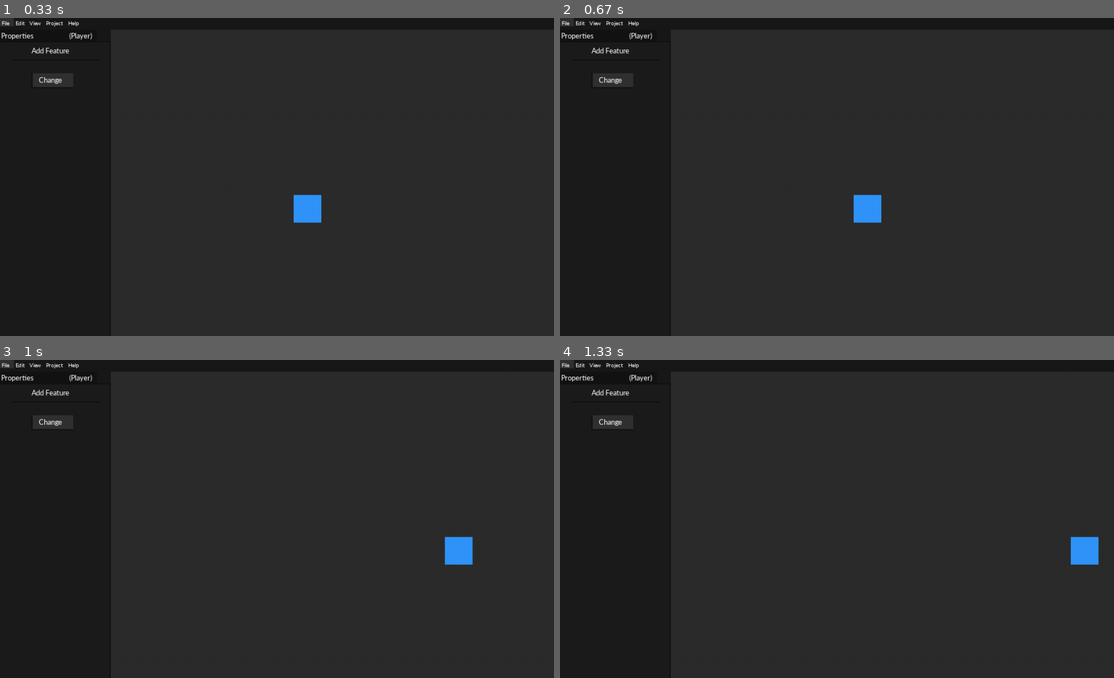
Above: before the commit, frames 1-4 (two rows, left to right).
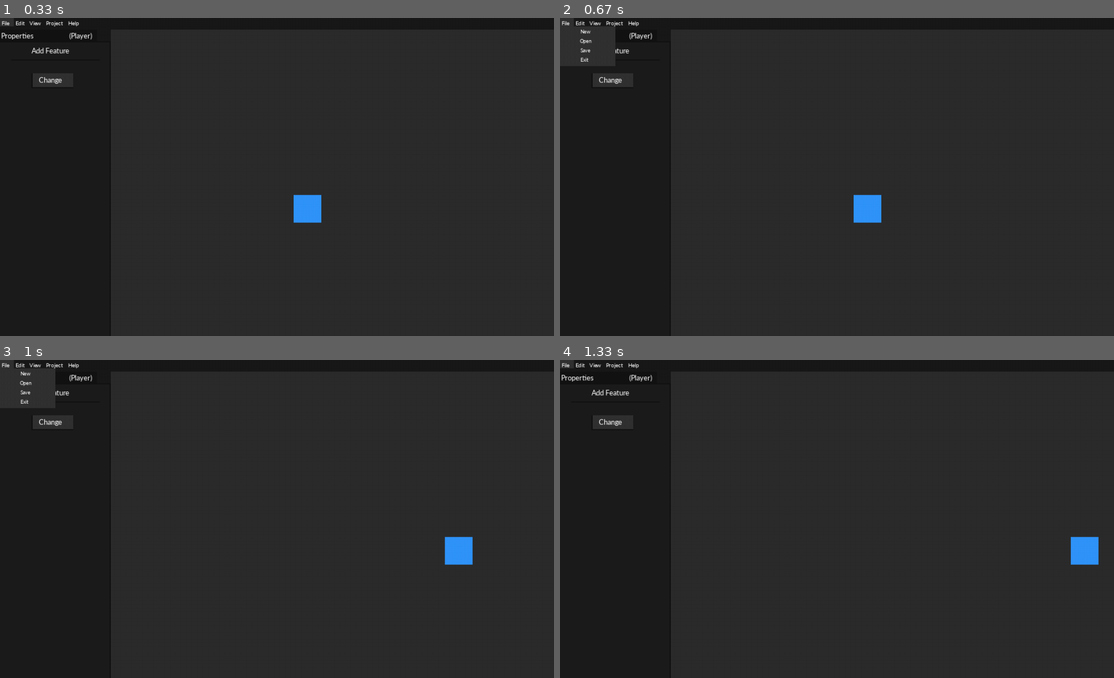
Above: after the commit, the same moments.

Repository: Light-Lens/Hexa
Game: pygame game, started from Hexa.py
Two runs of this game, one before a commit and one after it. Both use one fixed random seed, a clock stepped at 60 frames per second and the inputs below.
Inputs:
- Up to frame 1 (0.33 s): no input
- Up to frame 2 (0.67 s): click "File" at 0.38 s
- Up to frame 3 (1 s): hold Right from 0.67 s (still down)
- Up to frame 4 (1.33 s): release Right at 1.13 s; click "File" at 1.22 s

Frame 1 is identical in both runs. In frame 2, 0.5% of the frame differs, in the area x 0-10%, y 2-14%; in frame 3, 0.5%; in frame 4, nothing differs.

Commit message:
Add File sub-menus

Diff:
--- a/Hexa.py
+++ b/Hexa.py
@@ -2,6 +2,7 @@
 # Modules are imported that will be used in Hexa game engine.
 from colorama import Fore, Back, Style
 from colorama import init
+import platform
 import random
 import time
 import math
@@ -18,14 +19,19 @@
 init(autoreset = True)
 pygame.init()
 
+# Global variables
 Zoom = 0
 Loop = True
+clock = pygame.time.Clock()
+System_details = platform.uname()
 Logo = pygame.image.load("Logo.png")
-clock = pygame.time.Clock()
+
+# Setting up window
 Display = pygame.display.set_mode((1000, 575), pygame.RESIZABLE)
 pygame.display.set_caption("Hexagon editor")
 pygame.display.set_icon(Logo)
 
+# Setting up Terminal
 os.system('title Hexa engine')
 def HEXA_ENGINE_LOG(message):
 	print(message)
@@ -34,8 +40,11 @@
 	print(Fore.RED + message)
 
 def HEXA_ENGINE_LOG_CLEAR():
+	os.system('cls')
 	HEXA_ENGINE_LOG(Fore.GREEN + "Hexa engine")
-	os.system('cls')
+	HEXA_ENGINE_LOG(Fore.GREEN + f"Host Name: {System_details.node}")
+	HEXA_ENGINE_LOG(Fore.GREEN + f"System: {System_details.system} {System_details.release}")
+	HEXA_ENGINE_LOG(Fore.GREEN + f"Processor: {System_details.processor}")
 
 # All engine featues
 class GUI:
@@ -119,16 +128,21 @@
 
 # Engine loop.
 HEXA_ENGINE_LOG(Fore.GREEN + "Hexa engine")
+HEXA_ENGINE_LOG(Fore.GREEN + f"Host Name: {System_details.node}")
+HEXA_ENGINE_LOG(Fore.GREEN + f"System: {System_details.system} {System_details.release}")
+HEXA_ENGINE_LOG(Fore.GREEN + f"Processor: {System_details.processor}")
 
 # Global variables
 Forever = {
 'Change' : False,
+'File' : False,
 'Help' : False,
 'Help_ABOUT' : False,
 }
 
 IsPressed = {
 'Change' : 0,
+'File' : 0,
 'Help' : 0,
 'Help_ABOUT' : 0,
 'Help_ABOUT_Button' : 0
@@ -141,6 +155,15 @@
 Menubar = GUI.Label((25, 25, 25), 0, 0, 1000, 21)
 Filemenu_Text = GUI.Text("File", (255, 255, 255), (3, 3), 12)
 Filemenu_Button = GUI.Button((25, 25, 25), (50, 50, 50), (40, 40, 40), 0, 0, 25, 15)
+File_Submenu = GUI.Label((50, 50, 50), 0, 15, 100, 72)
+File_Submenu_Button_NEW = GUI.Button((50, 50, 50), (70, 70, 70), (40, 40, 40), 2, 17, 96, 17)
+File_Submenu_Text_NEW = GUI.Text("New", (255, 255, 255), (37, 19), 11)
+File_Submenu_Button_OPEN = GUI.Button((50, 50, 50), (70, 70, 70), (40, 40, 40), 2, 34, 96, 17)
+File_Submenu_Text_OPEN = GUI.Text("Open", (255, 255, 255), (36, 36), 11)
+File_Submenu_Button_SAVE = GUI.Button((50, 50, 50), (70, 70, 70), (40, 40, 40), 2, 51, 96, 17)
+File_Submenu_Text_SAVE = GUI.Text("Save", (255, 255, 255), (37, 53), 11)
+File_Submenu_Button_EXIT = GUI.Button((50, 50, 50), (70, 70, 70), (40, 40, 40), 2, 68, 96, 17)
+File_Submenu_Text_EXIT = GUI.Text("Exit", (255, 255, 255), (37, 70), 11)
 
 Editmenu_Text = GUI.Text("Edit", (255, 255, 255), (28, 3), 12)
 Editmenu_Button = GUI.Button((25, 25, 25), (50, 50, 50), (40, 40, 40), 25, 0, 25, 15)
@@ -242,8 +265,23 @@
 	Change_Left_Border.draw()
 
 	Menubar.draw()
-	Filemenu_Button.draw()
+	IsPressed['File'] = Filemenu_Button.draw()
 	Filemenu_Text.draw()
+
+	if IsPressed['File'] == 1 and Forever['File'] == True:
+		Forever['File'] = False
+
+	elif IsPressed['File'] == 1 or Forever['File'] == True:
+		Forever['File'] = True
+		File_Submenu.draw()
+		File_Submenu_Button_NEW.draw()
+		File_Submenu_Text_NEW.draw()
+		File_Submenu_Button_OPEN.draw()
+		File_Submenu_Text_OPEN.draw()
+		File_Submenu_Button_SAVE.draw()
+		File_Submenu_Text_SAVE.draw()
+		File_Submenu_Button_EXIT.draw()
+		File_Submenu_Text_EXIT.draw()
 
 	Editmenu_Button.draw()
 	Editmenu_Text.draw()
